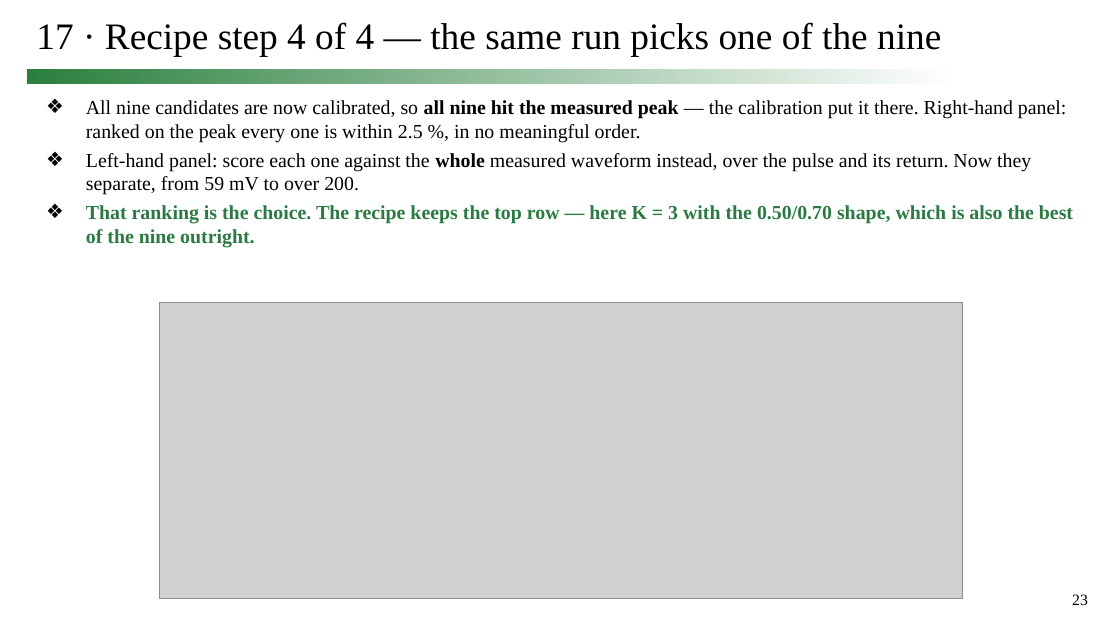
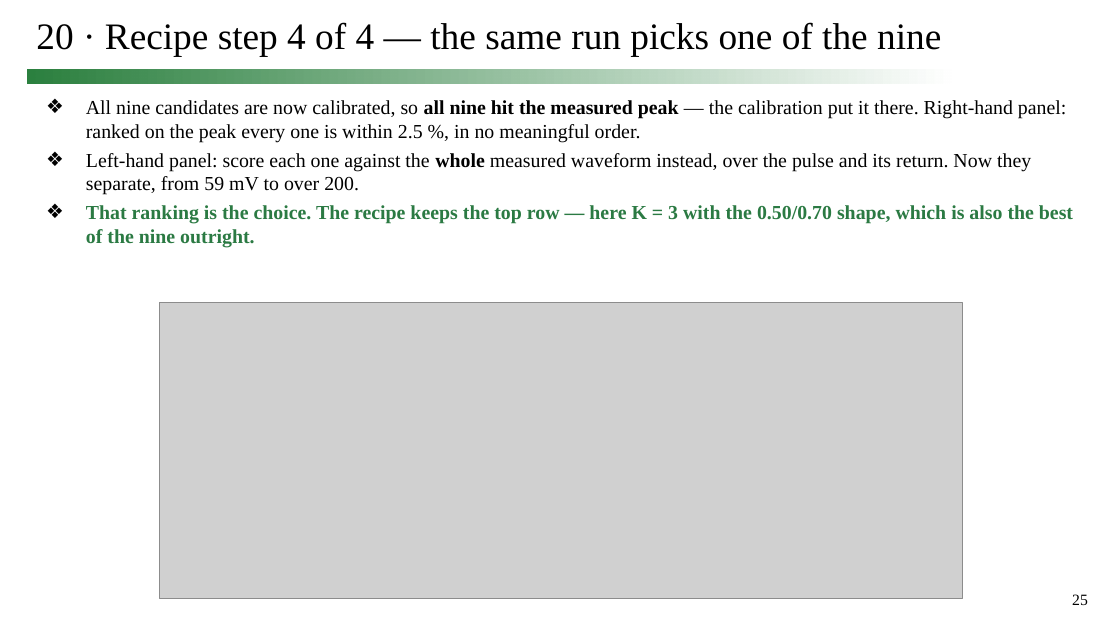
Before and after one commit to simon9721/ibis_comparison, a slide deck: slide 25 of results/meeting_deck_2026-09-24/0924_track1_story.pptx (slide 23 before the commit). Drawn at 1120x630 pixels with LibreOffice and Linux fonts; fonts in the diff are those of the drawing; grey boxes stand for pictures. Boxes give left, top, right and bottom in pixels: in the first picture for what was removed or moved away, otherwise in the second. Text is boxed around its words. In the diff, an @@ line names an element or a change of style, - is before the commit and + after.

```diff
--- a/results/meeting_deck_2026-09-24/0924_track1_story.pptx
+++ b/results/meeting_deck_2026-09-24/0924_track1_story.pptx
@@ title at (x1=36, y1=22, x2=941, y2=57): text changed @@
-17 · Recipe step 4 of 4 — the same run picks one of the nine
+20 · Recipe step 4 of 4 — the same run picks one of the nine
@@ page number at (x1=1072, y1=594, x2=1088, y2=605): text changed @@
-23
+25
```
Also in this commit, not shown: 10 other slides changed, 3 slides added, 1 slide removed, 7 other files.
